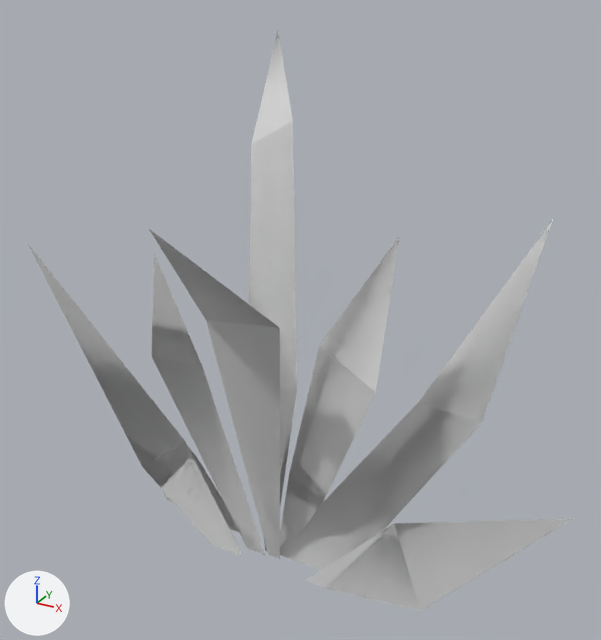
One commit to the glTF model public/models/grass-tall.glb: the scene before it, then after it.
Both versions are drawn from a 50 mm camera at (0.815, -1.303, 1.265) aimed at (0.042, 0.104, 0.562). Arrows for +X, +Y and +Z are at lower left; the lights stay in place. Where no turn or scale is listed for an object, it has been applied to the vertices.

The first picture shows 'grass-tall'.
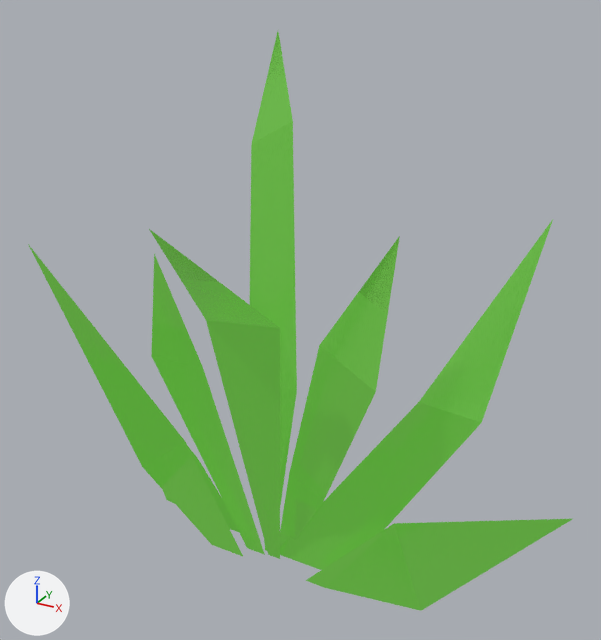
Edits to the bpy script that builds the scene:
```text
Add img_base:
    img_base = load_image('base', '_unpacked/base', 1024, 1024, 'sRGB')
Add mat_lowpoly_colors_001:
    mat_lowpoly_colors_001 = bpy.data.materials.new('LOWPOLY-COLORS.001')
    # uses the picture img_base
Change me_grass_tall:
    where me_grass_tall.from_pydata(...)  # 84 vertices, 56 faces; spans x -0.581..0.671, y -0.344..0.527, z -0.032..1.1
    remove me_grass_tall.materials.append(mat_lowpoly_colors)  # white #e7e7e7
    add me_grass_tall.materials.append(mat_lowpoly_colors_001)
```

Where the change shows, as pixel boxes (x1, y1, x2, y2) in the pictures (601 x 640 px):
'grass-tall', recoloured (grey to green)
    both: (28, 32, 572, 611)
